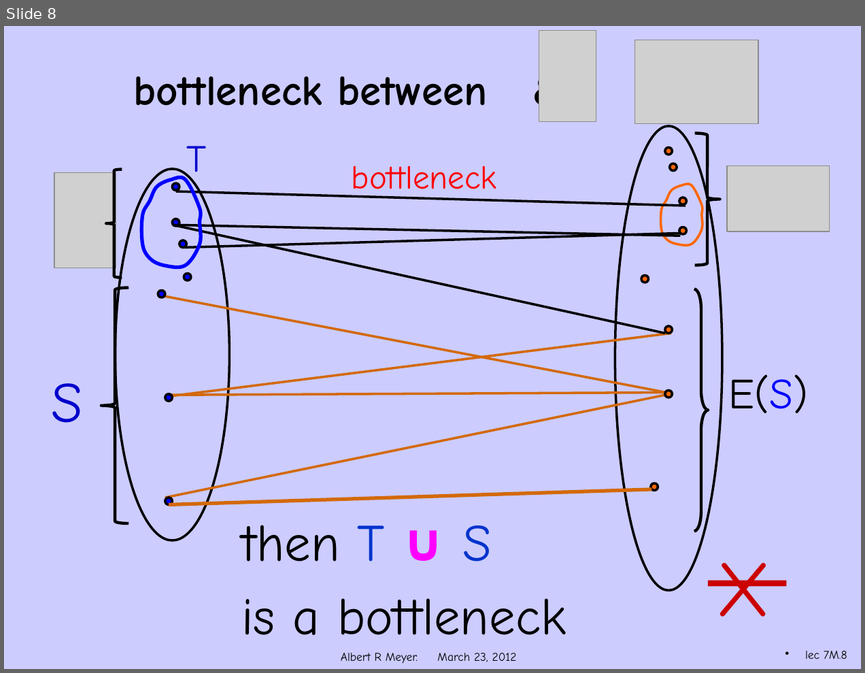
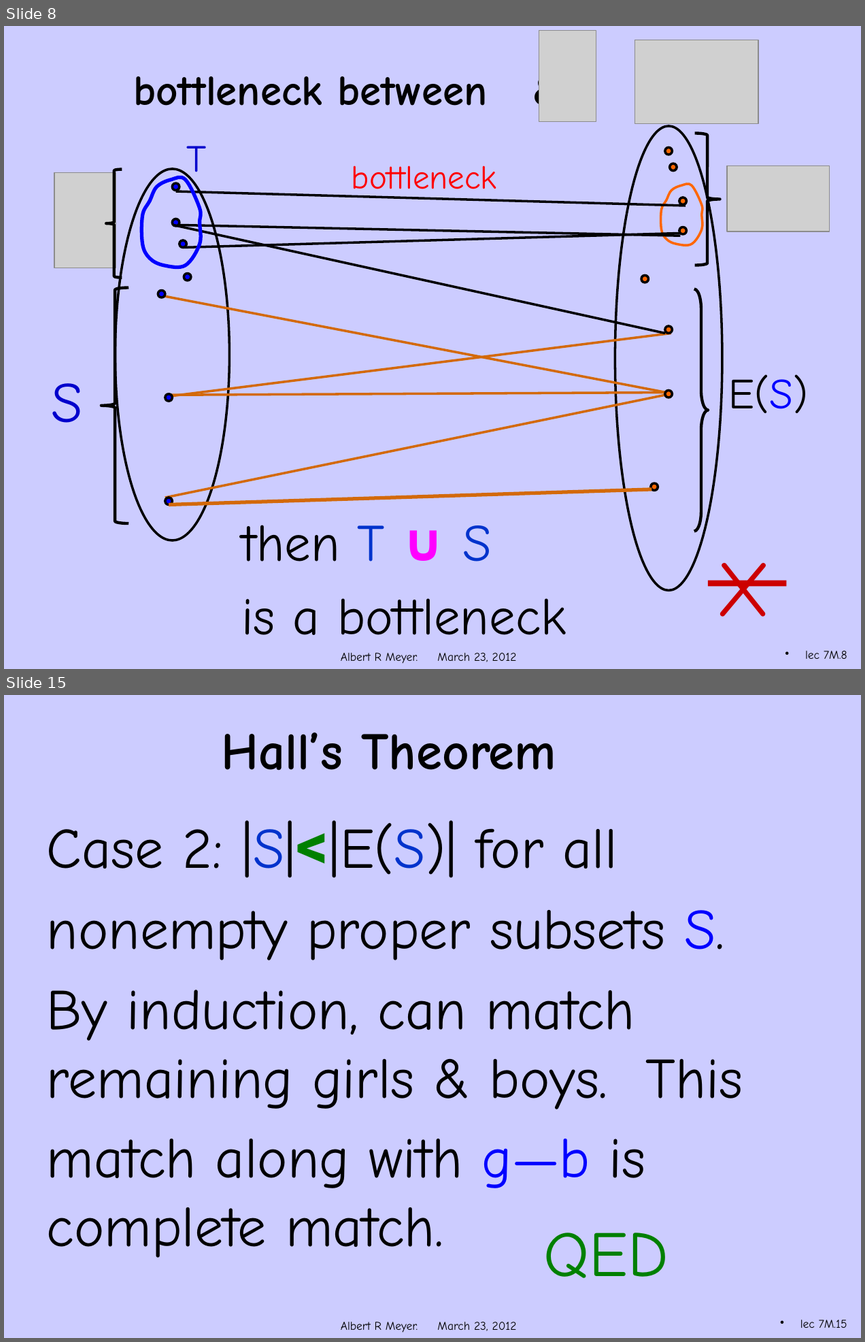
Before and after one commit to armeyer/mcs_web, a slide deck: spring12/slidesS12/hall-proof.pptx. Shown one above the other, each under a label of ours: slide 8 before the commit, slides 8 and 15 after it; the slides between them are not shown. The pictures are 865x673 and 865x1342 pixels, drawn with LibreOffice and Linux fonts; fonts in the diff are those of the drawing; grey boxes stand for pictures; background and template pictures are left out. Boxes give left, top, right and bottom in pixels: in the first picture for what was removed or moved away, otherwise in the second. Text is boxed around its words. In the diff, an @@ line names an element or a change of style, - is before the commit and + after.

```diff
--- a/spring12/slidesS12/hall-proof.pptx
+++ b/spring12/slidesS12/hall-proof.pptx
@@ slide 15 added at bbox=[4, 695, 861, 1338], background #CCCCFF; not listed: 1 template element that a slide beside it also shows @@
@@ title added at bbox=[221, 732, 556, 770], 44 pt, text #000000, bold @@
+Hall’s Theorem
@@ text added at bbox=[47, 820, 743, 1257], 48 pt, text #000000 @@
+Case 2: |S|<|E(S)| for all
+nonempty proper subsets S.
+By induction, can match remaining girls & boys. This
+match along with g—b is complete match.
@@ text added at bbox=[544, 1232, 668, 1278], 54 pt, text #008000 @@
+QED
@@ page number added at bbox=[800, 1319, 847, 1327], 10 pt, text #000000 @@
+lec 7M.15
```
Also in this commit, not shown: 4 slides changed, 2 other slides added.
